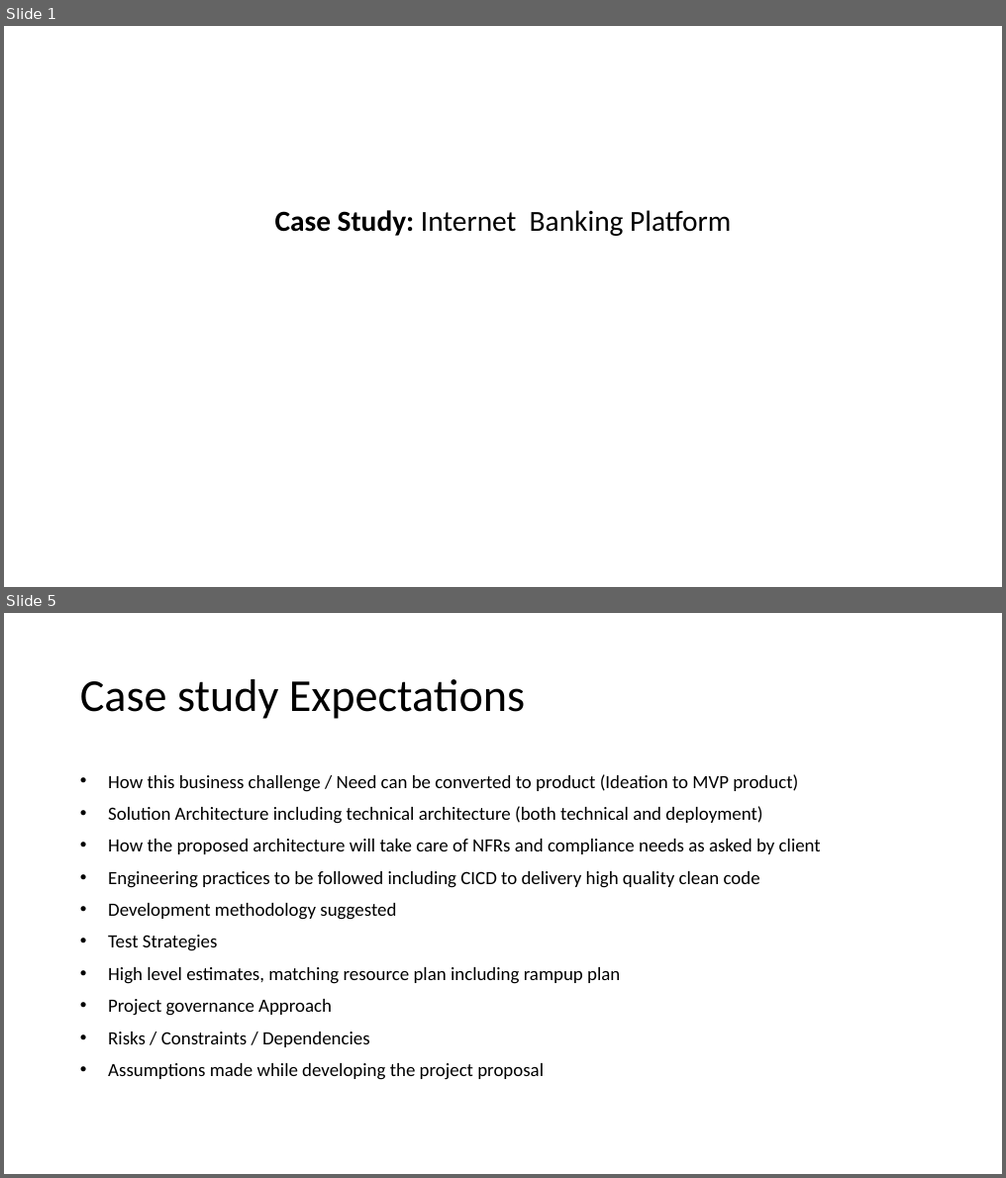
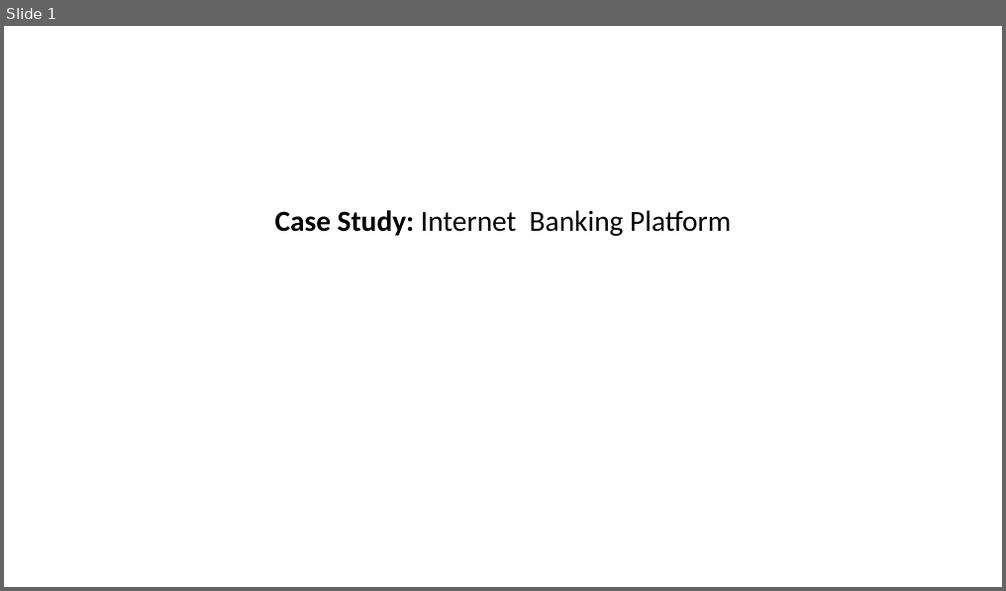
Before and after one commit to itsmeneeraj/alpha, a slide deck: Study - Note.pptx. Shown one above the other, each under a label of ours: slides 1 and 5 before the commit, slide 1 after it; the slides between them are not shown. The pictures are 1006x1178 and 1006x591 pixels, drawn with LibreOffice and Linux fonts; fonts in the diff are those of the drawing. Boxes give left, top, right and bottom in pixels: in the first picture for what was removed or moved away, otherwise in the second. Text is boxed around its words. In the diff, an @@ line names an element or a change of style, - is before the commit and + after.

```diff
--- a/Study - Note.pptx
+++ b/Study - Note.pptx
@@ slide 5 removed at (x1=4, y1=613, x2=1002, y2=1174), background #FFFFFF @@
@@ title removed at (x1=80, y1=679, x2=525, y2=719) @@
-Case study Expectations
@@ text removed at (x1=108, y1=774, x2=821, y2=1080) @@
-• How this business challenge / Need can be converted to product (Ideation to MVP product)
-• Solution Architecture including technical architecture (both technical and deployment)
-• How the proposed architecture will take care of NFRs and compliance needs as asked by client
-• Engineering practices to be followed including CICD to delivery high quality clean code
-• Development methodology suggested
-• Test Strategies
-• High level estimates, matching resource plan including rampup plan
-• Project governance Approach
-• Risks / Constraints / Dependencies
-• Assumptions made while developing the project proposal
```
Also in this commit, not shown: 6 slides changed, 1 slide added, 4 other slides removed.
